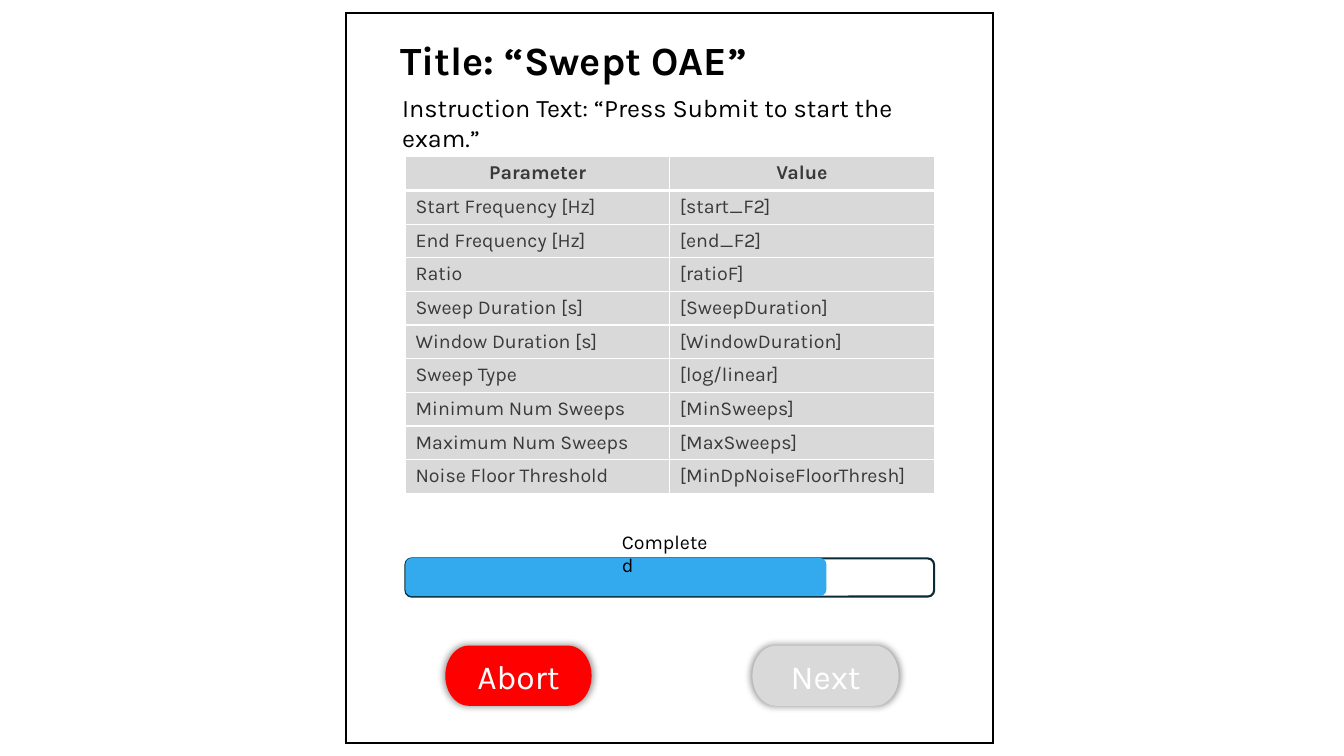
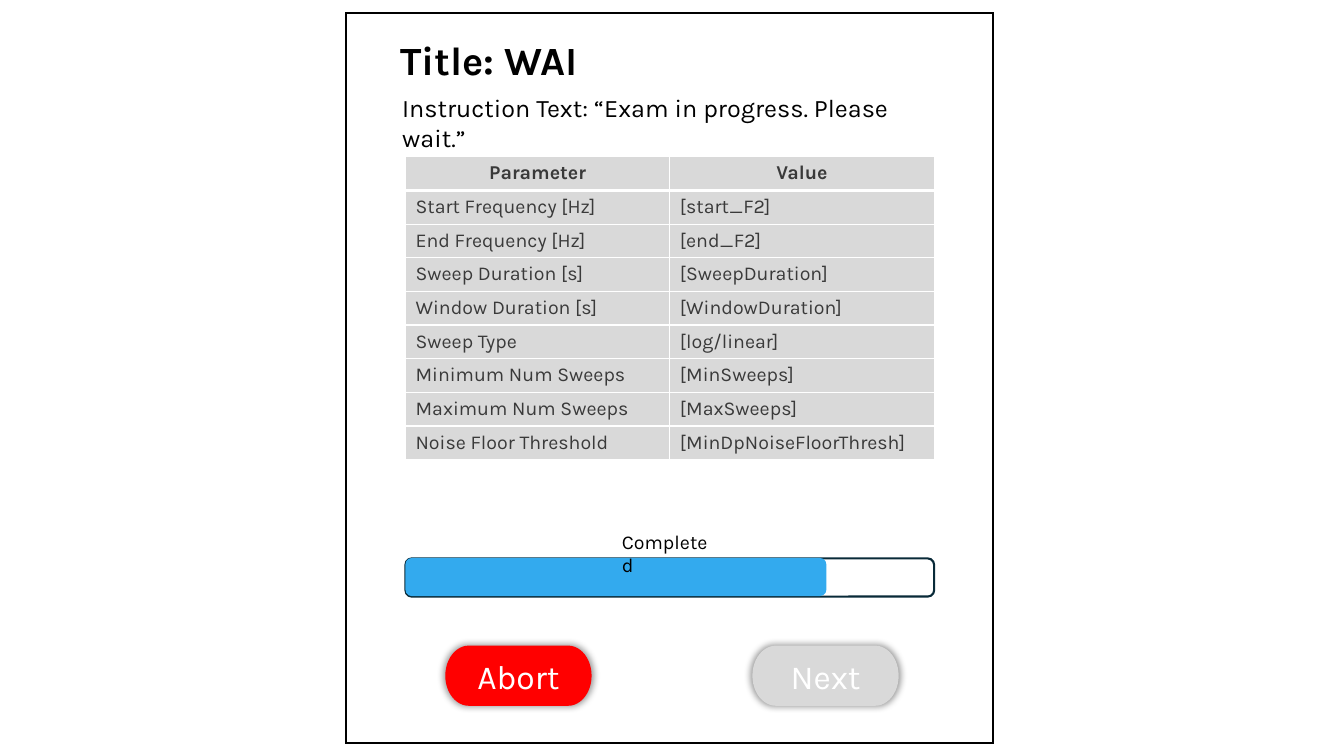
Before and after one commit to OpenHearing/TabSINT, a slide deck: slide 2 of Specifications/wideband-acoustic-immittance/GUI-Screens.pptx. Drawn at 1344x756 pixels with LibreOffice and Linux fonts; fonts in the diff are those of the drawing; grey boxes stand for pictures. Boxes give left, top, right and bottom in pixels: in the first picture for what was removed or moved away, otherwise in the second. Text is boxed around its words. In the diff, an @@ line names an element or a change of style, - is before the commit and + after.

```diff
--- a/Specifications/wideband-acoustic-immittance/GUI-Screens.pptx
+++ b/Specifications/wideband-acoustic-immittance/GUI-Screens.pptx
@@ text at (400,46,577,76): text changed @@
-Title: “Swept OAE”
+Title: WAI
@@ text at (402,99,888,148): text changed @@
-Instruction Text: “Press Submit to start the exam.”
+Instruction Text: “Exam in progress. Please wait.”
@@ table at (405,157,934,460) @@
-row 4: Ratio | [ratioF]
```
Also in this commit, not shown: 2 other slides changed, 3 other files.
